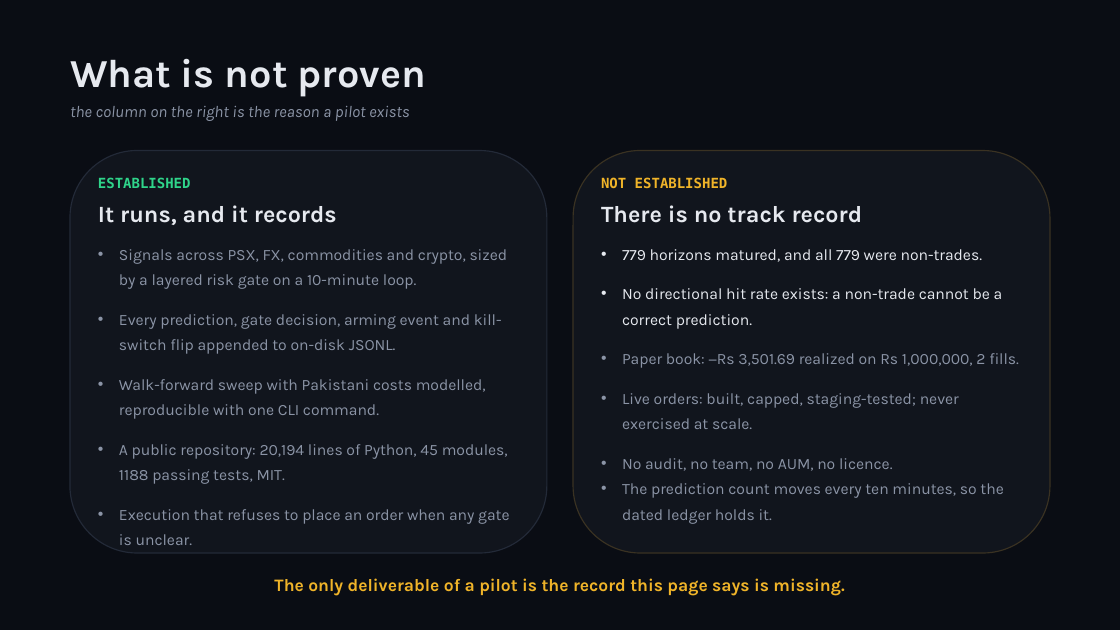
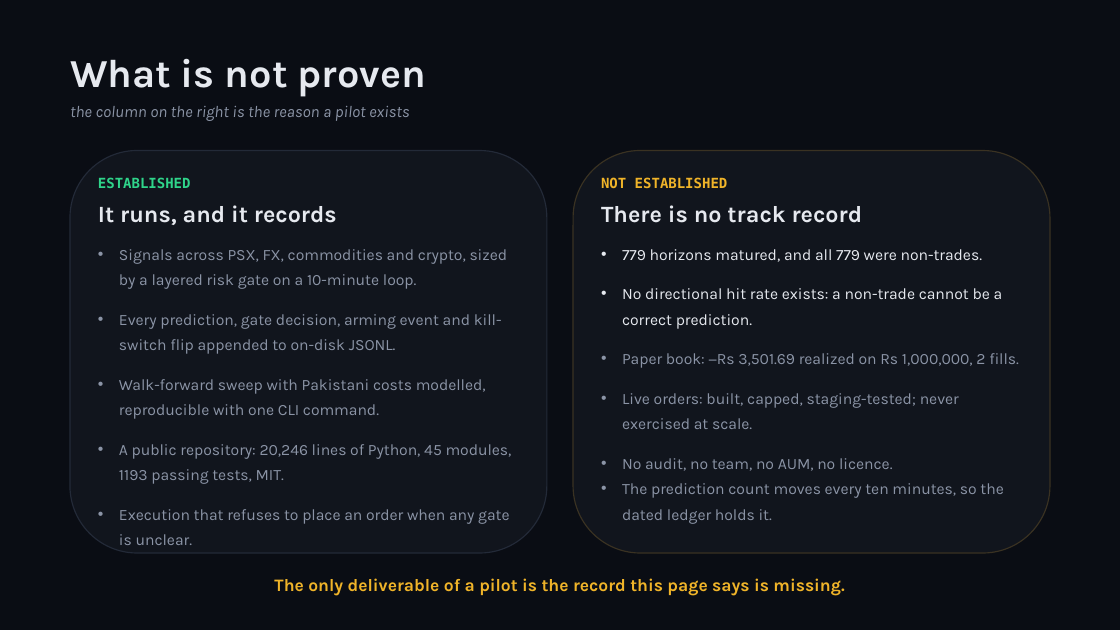
Before and after one commit to zhaider5142009-oss/kairos, a slide deck: slide 6 of docs/investors/KAIROS_Investor_Deck.pptx. Drawn at 1120x630 pixels with LibreOffice and Linux fonts; fonts in the diff are those of the drawing. Boxes give left, top, right and bottom in pixels: in the first picture for what was removed or moved away, otherwise in the second. Text is boxed around its words. In the diff, an @@ line names an element or a change of style, - is before the commit and + after.

```diff
--- a/docs/investors/KAIROS_Investor_Deck.pptx
+++ b/docs/investors/KAIROS_Investor_Deck.pptx
@@ text at (x1=119, y1=444, x2=512, y2=484): text changed @@
-• A public repository: 20,194 lines of Python, 45 modules, 1188 passing tests, MIT.
+• A public repository: 20,246 lines of Python, 45 modules, 1193 passing tests, MIT.
```
Also in this commit, not shown: 2 other slides changed, 14 other files.
